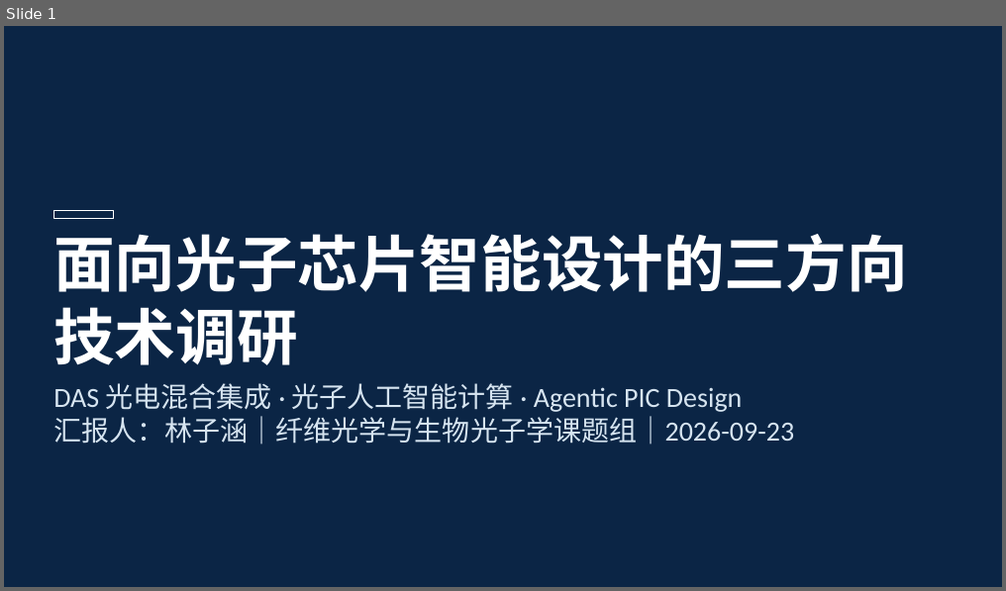
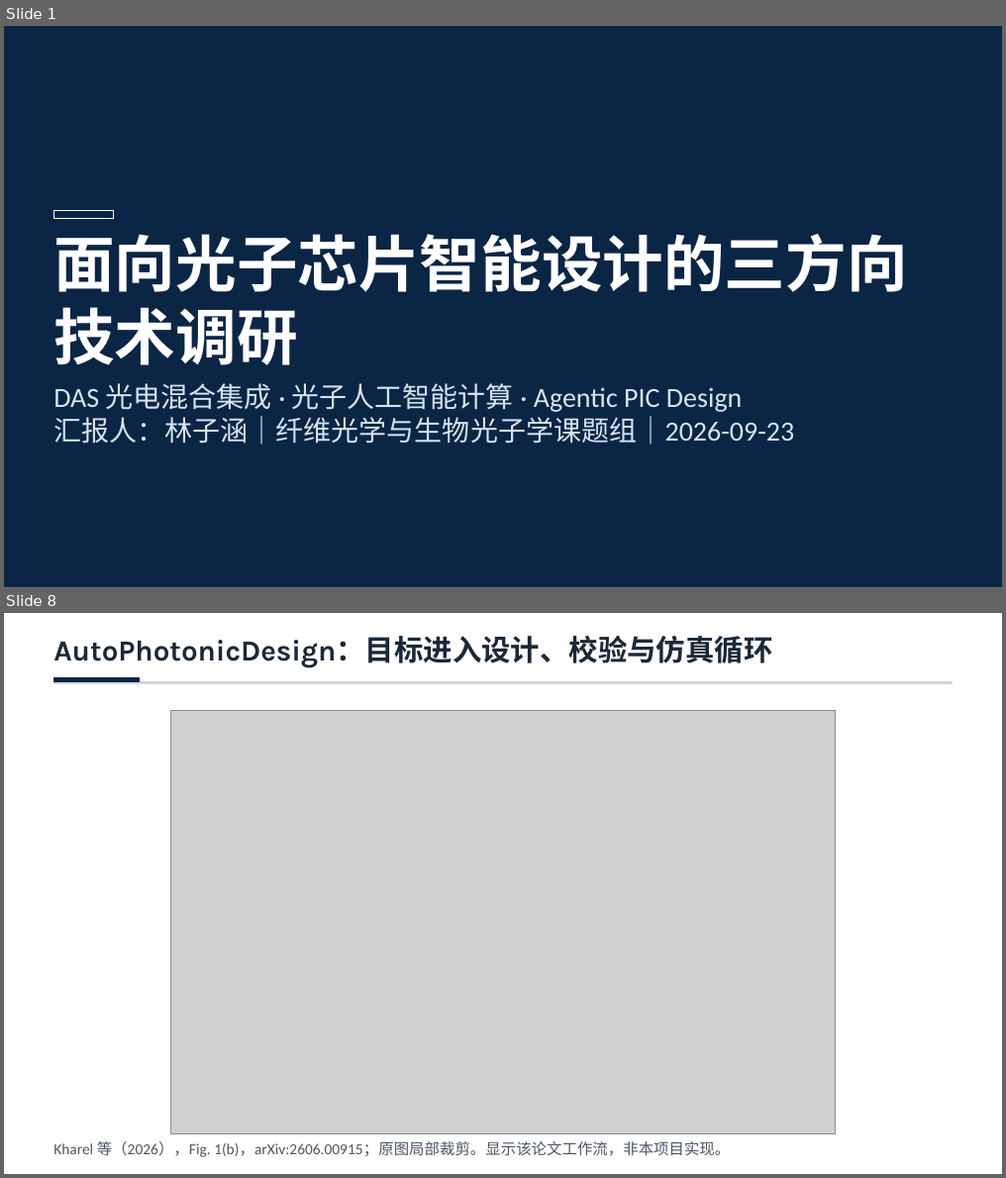
Before and after one commit to LlewynDavis/PIC_Harness_Research, a slide deck: presentations/task-008-group-meeting/TASK-008-组会调研优化版.pptx. Shown one above the other, each under a label of ours: slide 1 before the commit, slides 1 and 8 after it; the slides between them are not shown. The pictures are 1006x591 and 1006x1178 pixels, drawn with LibreOffice and Linux fonts; fonts in the diff are those of the drawing; grey boxes stand for pictures. Boxes give left, top, right and bottom in pixels: in the first picture for what was removed or moved away, otherwise in the second. Text is boxed around its words. In the diff, an @@ line names an element or a change of style, - is before the commit and + after.

```diff
--- a/presentations/task-008-group-meeting/TASK-008-组会调研优化版.pptx
+++ b/presentations/task-008-group-meeting/TASK-008-组会调研优化版.pptx
@@ slide 8 added at bbox=[4, 613, 1002, 1174], background #FFFFFF @@
@@ text added at bbox=[54, 636, 772, 667], 21 pt, text #1B2838, bold @@
+AutoPhotonicDesign：目标进入设计、校验与仿真循环
@@ rectangle added at bbox=[54, 682, 952, 684], fill #D1D5DB, outline #D1D5DB 1 pt @@
@@ rectangle added at bbox=[54, 678, 139, 682], fill #0B2545, outline #0B2545 1 pt @@
@@ picture added at bbox=[170, 711, 836, 1135] @@
@@ text added at bbox=[54, 1142, 730, 1157], 11 pt, text #4B5563 @@
+Kharel 等（2026），Fig. 1(b)，arXiv:2606.00915；原图局部裁剪。显示该论文工作流，非本项目实现。
```
Also in this commit, not shown: 5 slides changed, 7 other slides added, 19 slides removed, 24 other files.
